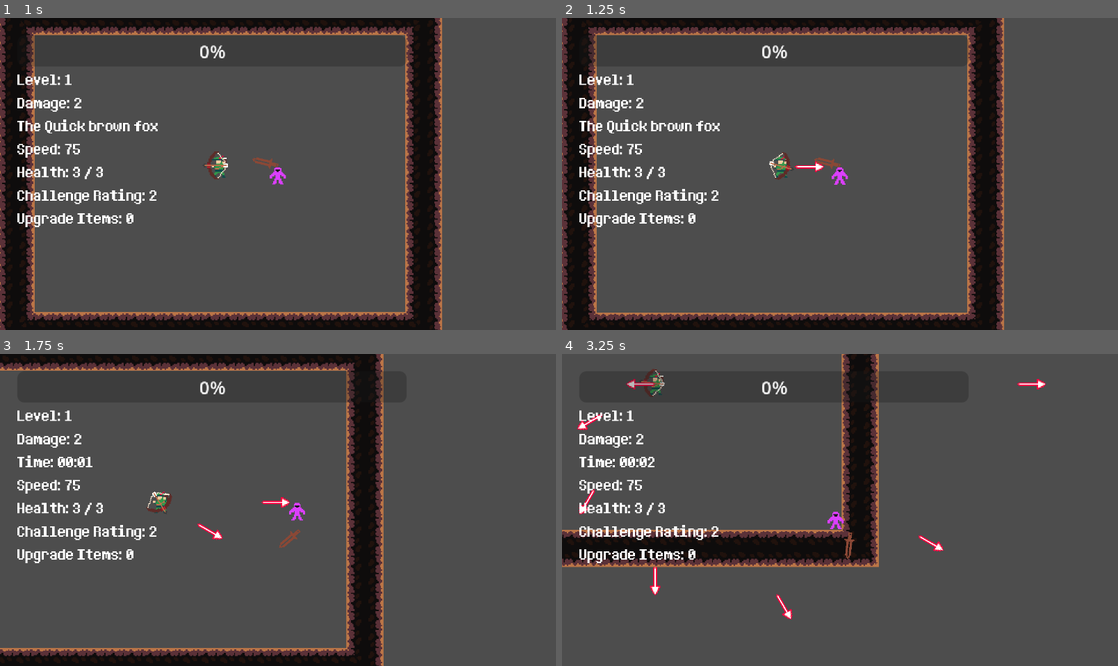
Above: before the commit, frames 1-4 (two rows, left to right).
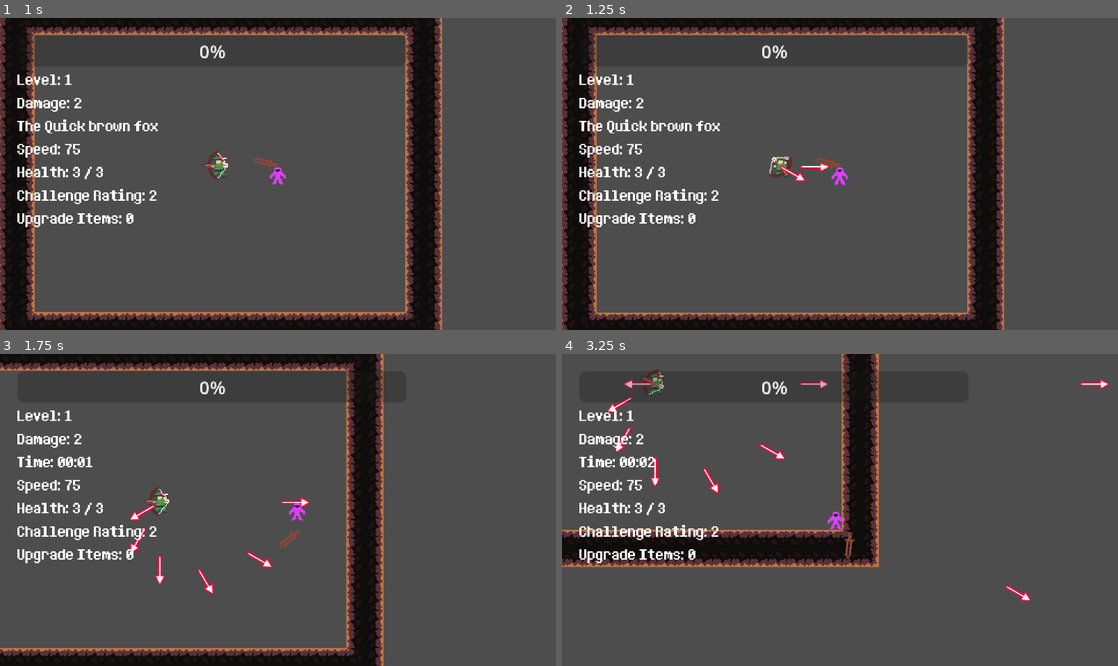
Above: after the commit, the same moments.

Repository: elygreen/GigaBlade
Game: Godot game, scene res://Main_Scenes/root_node.tscn
Same seed, same stepped clock (60 frames per second), same inputs: the game is played once before the commit and once after it.
Inputs (mouse positions are in pixels of both pictures, inside the frame that each line leads up to):
- Up to frame 1 (1 s): click "Start" at 0.5 s
- Up to frame 2 (1.25 s): no input
- Up to frame 3 (1.75 s): move the mouse to (400, 494) at 1.27 s; press the mouse at (400, 494) at 1.28 s; hold Right (ui_right) from 1.28 s (still down)
- Up to frame 4 (3.25 s): move the mouse to (728, 525) at 2.02 s; release Right (ui_right) at 2.03 s; release the mouse at (728, 525) at 2.03 s; hold Down (ui_down) 2.03-2.78 s; click (728, 525) at 2.1 s; move the mouse to (895, 441) at 2.77 s; press the mouse at (895, 441) at 2.78 s; hold Right (ui_right) from 2.78 s (still down); right-click (895, 441) at 2.85 s

Frame 1 is identical in both runs. In frame 2, 0.3% of the frame differs, in the area x 37-49%, y 42-53%; in frame 3, 0.8%; in frame 4, 1.2%, in the area x 2-99%, y 4-86%.

Commit message:
Implemented Archer Boss moves

Diff:
--- a/Bosses/boss_elven_archer.gd
+++ b/Bosses/boss_elven_archer.gd
@@ -15,6 +15,9 @@
 var entity_container: Node2D = null
 var attack_target_position: Vector2 = Vector2.ZERO
 const MOVEMENT_STOP_DISTANCE: float = 10.0
+var attack_patterns: Array[Callable] = []
+var last_attack = null
+var second_last_attack = null
 
 enum State {IDLE, CHASING, ATTACKING}
 var current_state = State.IDLE
@@ -24,7 +27,15 @@
 	print("boss spawned")
 	current_health = max_health
 	player = get_tree().get_first_node_in_group("player")
-	center_spin_shoot()
+	attack_patterns = [
+		corner_shoot,
+		center_spin_shoot,
+		burst_shot,
+		shotgun_shot,
+		wall_strafe,
+		heavy_shot
+	]
+	attack_loop()
 
 func _process(delta: float) -> void:
 	if player == null:
@@ -39,13 +50,28 @@
 	if current_health <= 0:
 		die()
 
+func attack_loop():
+	while true:
+		var available_attacks = attack_patterns.duplicate()
+		if last_attack != null and available_attacks.has(last_attack):
+			available_attacks.erase(last_attack)
+		if second_last_attack != null and available_attacks.has(second_last_attack):
+			available_attacks.erase(second_last_attack)
+		var chosen_attack: Callable = available_attacks.pick_random()
+		print(chosen_attack)
+		second_last_attack = last_attack
+		last_attack = chosen_attack
+		print("Boss starting attack: ", chosen_attack.get_method())
+		await chosen_attack.call()
+		print("Boss attack finished. Waiting 3 seconds...")
+		await get_tree().create_timer(randf_range(0.5, 2)).timeout
+
 func corner_shoot():
 	var corner = get_random_corner()
 	# Run to corner
 	while global_position.distance_to(corner) > 5:
 		global_position = global_position.move_toward(corner, speed * get_process_delta_time())
 		await get_tree().process_frame
-	await get_tree().create_timer(5).timeout
 	# Shoot 10 times
 	for i in range(7):
 		var player_direction = (player.global_position - global_position).normalized()
@@ -56,7 +82,6 @@
 		await get_tree().create_timer(.5).timeout
 
 func center_spin_shoot():
-	# --- All of your checks are perfect, no changes here ---
 	if room_area == null:
 		printerr("Boss: room area not set!")
 		return
@@ -65,53 +90,181 @@
 		printerr("Boss: room area has no 'CollisionShape2D' child.")
 		return
 	var center_pos = collision_shape.global_position
-
-	# --- Movement code is also fine ---
 	while global_position.distance_to(center_pos) > 5.0:
 		global_position = global_position.move_toward(center_pos, speed * get_process_delta_time())
 		await get_tree().process_frame
-
 	await get_tree().create_timer(0.5).timeout
-
 	if bow == null:
 		printerr("Boss: $Bow node not found!")
 		return
 
-	# --- Start of Tween Logic ---
-	var total_steps = 12
-	var shot_delay = 0.35 # This is now the duration of the tween
-
-	# Set the initial rotation (angle 0 + 180 degree offset)
+	# Randomly choose 1, 2, or 3 full rotations
+	var num_rotations = randi_range(1, 3)
+	var shots_per_rotation = 12
+	var total_steps = num_rotations * shots_per_rotation
+	var shot_delay = 0.1
 	var visual_angle = 180.0
 	bow.rotation_degrees = visual_angle
 
 	for i in range(total_steps):
-		# 1. Calculate the angle to SHOOT at
 		var current_shoot_angle_deg = i * 30.0
 		var shoot_direction = Vector2.RIGHT.rotated(deg_to_rad(current_shoot_angle_deg))
-
-		# 2. Spawn the projectile
 		var new_projectile = projectile.instantiate()
 		new_projectile.global_position = global_position
 		new_projectile.direction = shoot_direction
 		get_parent().add_child(new_projectile)
-
-		# 3. Calculate the NEXT visual angle
-		# We add (i + 1) to get the *next* 30-degree step
 		visual_angle = (i + 1) * 30.0 + 180.0
-
-		# 4. Create a tween to smoothly rotate to that next angle
 		var tween = create_tween()
 		tween.tween_property(bow, "rotation_degrees", visual_angle, shot_delay)
-
-		# 5. Wait for the tween to finish before the next loop
 		await tween.finished
 
-	# --- End of Tween Logic ---
-
-	# After the loop, smoothly tween the bow back to 0
-	var reset_tween = create_tween()
-	reset_tween.tween_property(bow, "rotation_degrees", 0, 0.5) # 0.5s to reset
+	bow.rotation_degrees = 0  # Reset bow rotation at the end
+
+func shotgun_shot():
+	if room_area == null:
+		printerr("Boss: room area not set!")
+		return
+	var collision_shape = room_area.get_node_or_null("CollisionShape2D")
+	if collision_shape == null:
+		printerr("Boss: room area has no 'CollisionShape2D' child.")
+		return
+	var random_pos = get_random_point_in_room()
+	while global_position.distance_to(random_pos) > 5.0:
+		global_position = global_position.move_toward(random_pos, speed * get_process_delta_time())
+		await get_tree().process_frame
+	await get_tree().create_timer(0.5).timeout
+	if bow == null:
+		printerr("Boss: $Bow node not found!")
+		return
+	var total_steps = 12
+	var shot_delay = 0.1
+	bow.rotation_degrees = 180.0
+
+	for i in range(total_steps):
+		var current_angle_deg = i * 30.0
+		var shoot_direction = Vector2.RIGHT.rotated(deg_to_rad(current_angle_deg))
+		var new_projectile = projectile.instantiate()
+		new_projectile.global_position = global_position
+		new_projectile.direction = shoot_direction
+		get_parent().add_child(new_projectile)
+		await get_tree().create_timer(shot_delay)
+	bow.rotation_degrees = 0
+
+func wall_strafe():
+	var strafe_speed = 100
+	# --- 1. Boilerplate checks (matches other functions) ---
+	if room_area == null:
+		printerr("Boss: room area not set!")
+		return
+	var collision_shape = room_area.get_node_or_null("CollisionShape2D")
+	if collision_shape == null:
+		printerr("Boss: room area has no 'CollisionShape2D' child.")
+		return
+	if not collision_shape.shape is RectangleShape2D:
+		printerr("Boss: room area's collision shape is not a RectangleShape2D.")
+		return
+	var rect_shape: RectangleShape2D = collision_shape.shape
+	var size = rect_shape.size
+	var center_pos = collision_shape.global_position
+	var half_size = size / 2.0
+	var corners = {
+		"top_left": center_pos - half_size,
+		"top_right": center_pos + Vector2(half_size.x, -half_size.y),
+		"bottom_left": center_pos + Vector2(-half_size.x, half_size.y),
+		"bottom_right": center_pos + half_size
+	}
+	var adjacent_corners = {
+		"top_left": [corners.top_right, corners.bottom_left],
+		"top_right": [corners.top_left, corners.bottom_right],
+		"bottom_left": [corners.top_left, corners.bottom_right],
+		"bottom_right": [corners.top_right, corners.bottom_left]
+	}
+	var start_corner_name = corners.keys().pick_random()
+	var start_pos = corners[start_corner_name]
+	var target_pos = adjacent_corners[start_corner_name].pick_random()
+	while global_position.distance_to(start_pos) > 5.0:
+		global_position = global_position.move_toward(start_pos, speed * get_process_delta_time())
+		await get_tree().process_frame
+	await get_tree().create_timer(0.2).timeout
+	var travel_direction = (target_pos - global_position).normalized()
+	var shoot_direction = travel_direction.orthogonal()
+	var vec_to_center = (center_pos - global_position).normalized()
+	if shoot_direction.dot(vec_to_center) < 0:
+		shoot_direction = -shoot_direction
+	var shoot_timer = 0.0
+	var shoot_interval = 0.3
+	var new_projectile = projectile.instantiate()
+	new_projectile.global_position = global_position
+	new_projectile.direction = shoot_direction
+	get_parent().add_child(new_projectile)
+	while global_position.distance_to(target_pos) > 5.0:
+		var delta = get_process_delta_time()
+		# Move towards the target corner
+		global_position = global_position.move_toward(target_pos, strafe_speed * delta)
+		shoot_timer += delta
+		if shoot_timer >= shoot_interval:
+			shoot_timer -= shoot_interval
+			new_projectile = projectile.instantiate()
+			new_projectile.global_position = global_position
+			new_projectile.direction = shoot_direction
+			get_parent().add_child(new_projectile)
+		await get_tree().process_frame
+
+func burst_shot():
+	if room_area == null:
+		printerr("Boss: room area not set!")
+		return
+	var collision_shape = room_area.get_node_or_null("CollisionShape2D")
+	if collision_shape == null:
+		printerr("Boss: room area has no 'CollisionShape2D' child.")
+		return
+	if player == null:
+		printerr("Boss: Player not found for burst shot!")
+		return
+	var random_pos = get_random_point_in_room()
+	while global_position.distance_to(random_pos) > 5.0:
+		global_position = global_position.move_toward(random_pos, speed * get_process_delta_time())
+		await get_tree().process_frame
+	await get_tree().create_timer(0.5).timeout
+	var shot_delay = .2
+	for i in range(randi_range(2, 5)):
+		var player_direction = (player.global_position - global_position).normalized()
+		var new_projectile = projectile.instantiate()
+		new_projectile.global_position = global_position
+		new_projectile.direction = player_direction
+		get_parent().add_child(new_projectile)
+		await get_tree().create_timer(shot_delay).timeout
+	if bow:
+		bow.rotation_degrees = 0
+
+func heavy_shot():
+	if room_area == null:
+		printerr("Boss: room area not set!")
+		return
+	var collision_shape = room_area.get_node_or_null("CollisionShape2D")
+	if collision_shape == null:
+		printerr("Boss: room area has no 'CollisionShape2D' child.")
+		return
+	if player == null:
+		printerr("Boss: Player not found for burst shot!")
+		return
+	var random_pos = get_random_point_in_room()
+	while global_position.distance_to(random_pos) > 5.0:
+		global_position = global_position.move_toward(random_pos, speed * get_process_delta_time())
+		await get_tree().process_frame
+	await get_tree().create_timer(1).timeout
+	var shot_delay = .2
+	var player_direction = (player.global_position - global_position).normalized()
+	var new_projectile = projectile.instantiate()
+	new_projectile.global_position = global_position
+	new_projectile.direction = player_direction
+	new_projectile.scale = Vector2(2, 1.5)
+	new_projectile.projectile_speed = new_projectile.projectile_speed * 2
+	get_parent().add_child(new_projectile)
+	await get_tree().create_timer(shot_delay).timeout
+
+	if bow:
+		bow.rotation_degrees = 0
 
 func get_random_point_in_room() -> Vector2:
 	if room_area == null:
--- a/Projectiles/arrow_projectile.gd
+++ b/Projectiles/arrow_projectile.gd
@@ -1,7 +1,7 @@
 extends Node2D
 
 var direction: Vector2 = Vector2.ZERO
-var projectile_speed: float = 150.0
+var projectile_speed: float = 175.0
 
 func _process(delta):
 	global_position += direction * projectile_speed * delta
